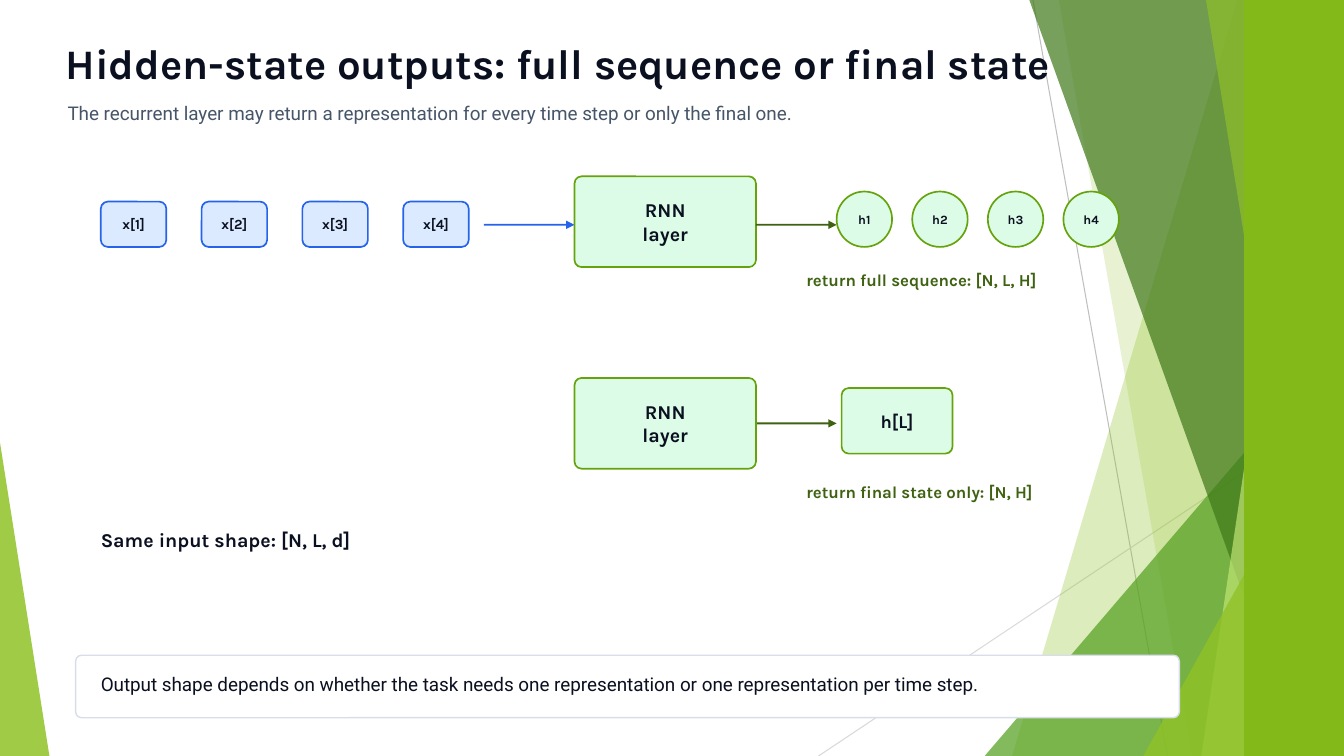
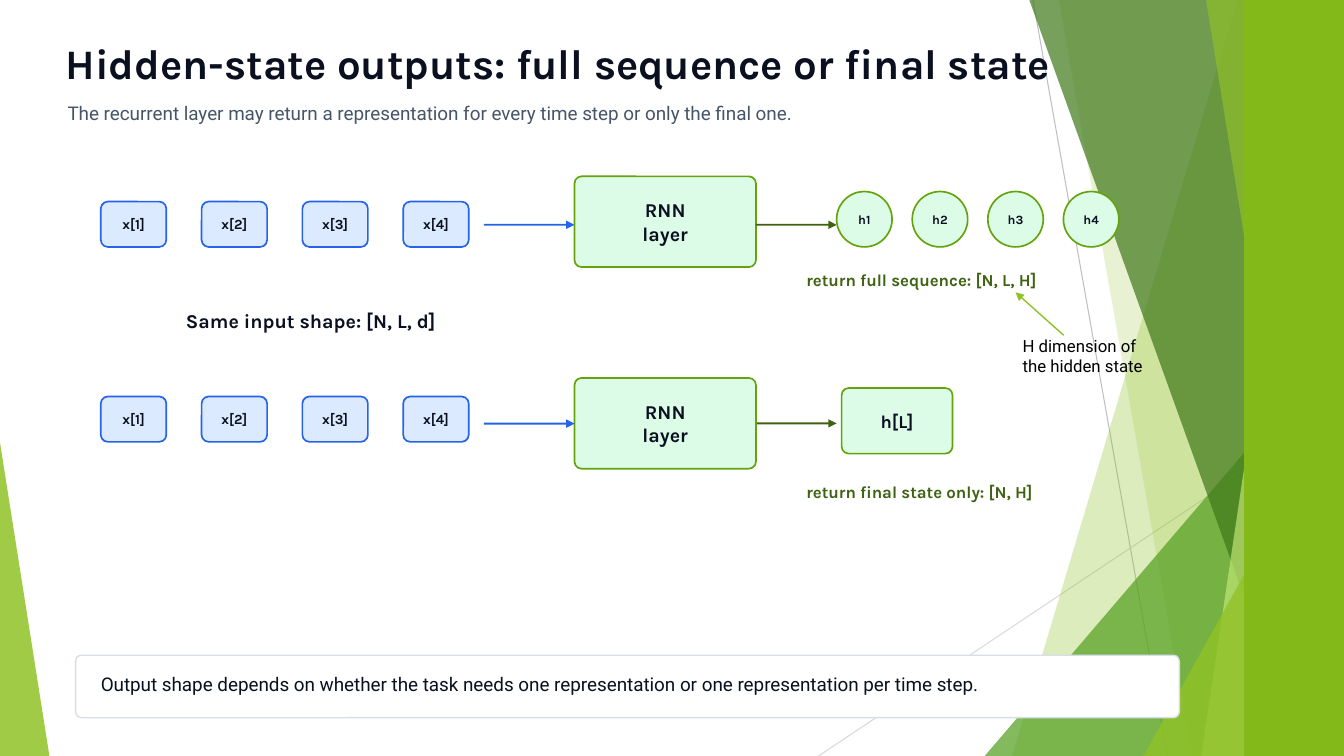
Before and after one commit to FranzGH/timeseries, a slide deck: slide 33 of Slides/04 Recurrent NNs.pptx. Drawn at 1344x756 pixels with LibreOffice and Linux fonts; fonts in the diff are those of the drawing. Boxes give left, top, right and bottom in pixels: in the first picture for what was removed or moved away, otherwise in the second. Text is boxed around its words. In the diff, an @@ line names an element or a change of style, - is before the commit and + after.

```diff
--- a/Slides/04 Recurrent NNs.pptx
+++ b/Slides/04 Recurrent NNs.pptx
@@ arrow added from (1064, 335) to (1015, 292), #90C226 1 pt @@
@@ text "Same input shape: [N, L, ...": place and size @@
-text "Same input shape: [N, L, ..." at box(101, 531, 351, 552)
+text "Same input shape: [N, L, ..." at box(186, 312, 436, 333)
@@ text added at box(1023, 338, 1143, 377), 12 pt, text #000000 @@
+H dimension of the hidden state
@@ rounded rectangle added at box(101, 396, 166, 442), fill #DBEAFE, outline #2563EB 1.2 pt @@
@@ text added at box(122, 413, 144, 426), 10 pt, text #0B1020, bold @@
+x[1]
@@ rounded rectangle added at box(202, 396, 267, 442), fill #DBEAFE, outline #2563EB 1.2 pt @@
@@ text added at box(221, 413, 247, 426), 10 pt, text #0B1020, bold @@
+x[2]
@@ rounded rectangle added at box(302, 396, 368, 442), fill #DBEAFE, outline #2563EB 1.2 pt @@
@@ text added at box(322, 413, 348, 426), 10 pt, text #0B1020, bold @@
+x[3]
@@ rounded rectangle added at box(403, 396, 469, 442), fill #DBEAFE, outline #2563EB 1.2 pt @@
@@ text added at box(423, 413, 449, 426), 10 pt, text #0B1020, bold @@
+x[4]
@@ arrow added from (484, 423) to (575, 423), #2563EB 1.3 pt @@
```
Also in this commit, not shown: 130 other slides changed, 1 slide removed.
